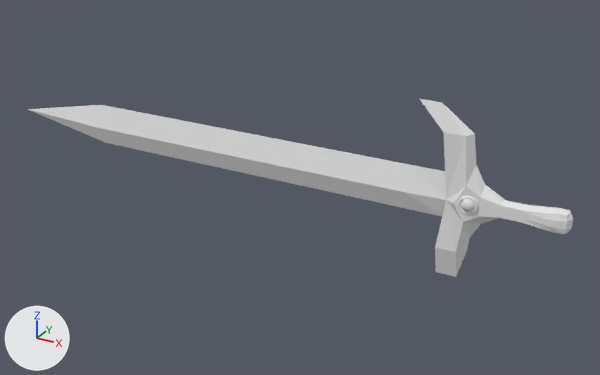
Renders of the Blender file proj/RPG-NEW/Assets/Main World Level Design/objects/buildings/normalSword01.blend from each side of a commit.
Rendered twice from a 50 mm lens placed at (0.604, -1.817, 1.097), pointed at (-0.409, 0.026, 0.175). Arrows for +X, +Y and +Z are at lower left; the lights stay in place.
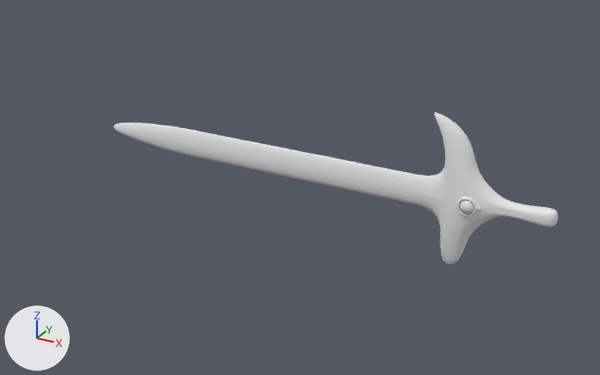
Pixel boxes [x1, y1, x2, y2] of what changed, in the pictures (600 x 375 px; the box of a moved part takes in the faces that stretch with it):
'Cube', reshaped, modifiers changed (18% narrower, 15% shorter): before [28, 98, 573, 277]; after [114, 112, 558, 264]
part 1 of me_cube, moved or reshaped: before [406, 98, 573, 276]; after [407, 135, 558, 248]
part 2 of me_cube, moved or reshaped: before [28, 105, 175, 158]; after [114, 123, 173, 151]

Diff of the bpy script that builds the scene:
```diff
--- a/proj/RPG-NEW/Assets/Main World Level Design/objects/buildings/normalSword01.blend.py
+++ b/proj/RPG-NEW/Assets/Main World Level Design/objects/buildings/normalSword01.blend.py
@@ me_cube @@
 # used by ob_cube; location = (0.0, 0.0, 0.0)
-me_cube.from_pydata(...)  # 1159 vertices, 1166 faces; spans x -1.4..0.32, y -0.04..0.0, z 0.03..0.49
+me_cube.from_pydata(...)  # 1144 vertices, 1152 faces; spans x -1.13..0.29, y -0.05..0.0, z 0.03..0.49
+# me_cube part 1: 159 vertices moved from x 0.02..0.28, y -0.04..0.0, z 0.2..0.3 to x 0.02..0.28, y -0.05..0.0, z 0.2..0.3; 222 vertices removed from x -0.07..0.32, y -0.04..0.0, z 0.12..0.49; 210 vertices added at x 0.05..0.28, y -0.05..0.0, z 0.22..0.28
+# me_cube part 2: 5 vertices moved from x -1.02..-0.92, y -0.02..0.0, z 0.19..0.32 to x -0.95..-0.92, y -0.02..0.0, z 0.21..0.3; 4 vertices removed from x -1.4..-1.08, y -0.02..0.0, z 0.19..0.32; 1 vertex added at x -1.13, y 0.0, z 0.25
 me_cube.materials.append(mat_material)
@@ ob_cube @@
 _m = ob_cube.modifiers.new('Mirror', 'MIRROR')
 _m.use_clip = True
+_m = ob_cube.modifiers.new('Subsurf', 'SUBSURF')
+_m.levels = 4
```
